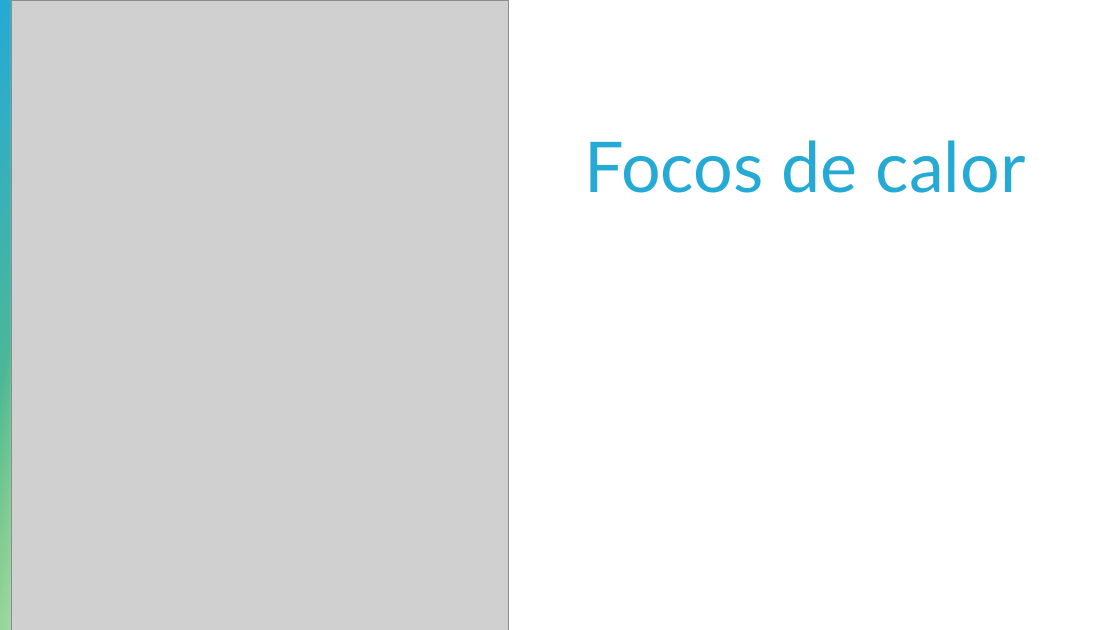
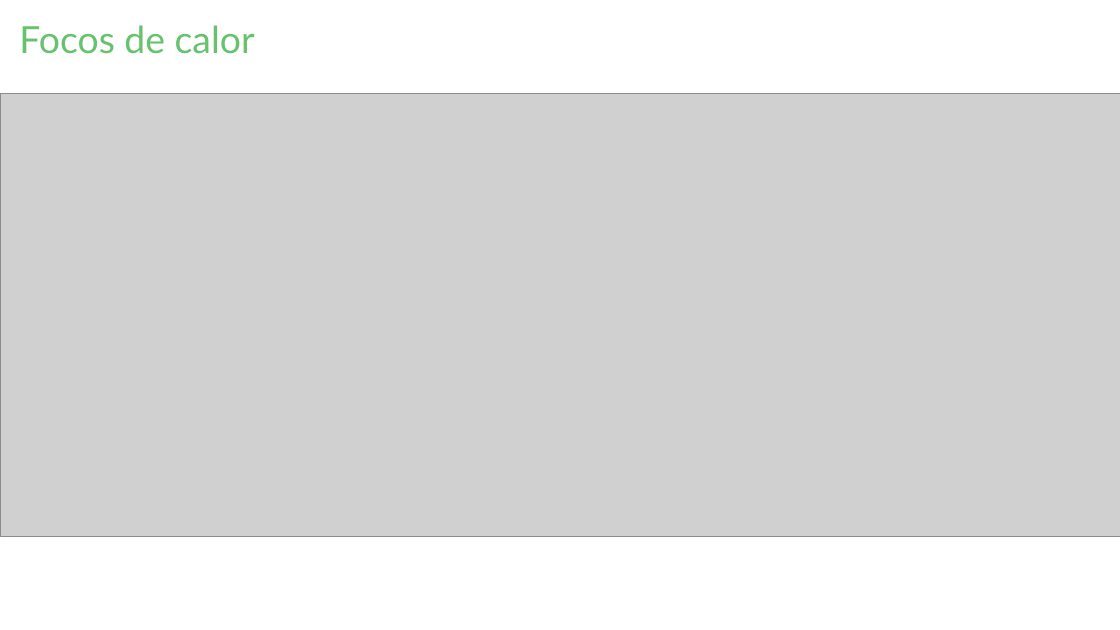
Before and after one commit to HunterCitto/199---Seminario-Final, a slide deck: slide 22 of docs/Entregas/Presentación/Incendios forestales de la Patagonia Andina - Pública.pptx (slide 27 before the commit). Drawn at 1120x630 pixels with LibreOffice and Linux fonts; fonts in the diff are those of the drawing; grey boxes stand for pictures. Boxes give left, top, right and bottom in pixels: in the first picture for what was removed or moved away, otherwise in the second. Text is boxed around its words. In the diff, an @@ line names an element or a change of style, - is before the commit and + after.

```diff
--- a/docs/Entregas/Presentación/Incendios forestales de la Patagonia Andina - Pública.pptx
+++ b/docs/Entregas/Presentación/Incendios forestales de la Patagonia Andina - Pública.pptx
@@ rectangle removed at (0,0,11,630) @@
@@ text "Focos de calor": place and size @@
-text "Focos de calor" at (585,140,1026,193)
+text "Focos de calor" at (19,25,255,54)
@@ text "Focos de calor" at (19,25,255,54): size 60 to 32 pt, text colour gradient #25AAD5 to #66C26C to gradient #66C26C to #25AAD5 @@
@@ picture removed at (11,0,508,630) @@
@@ picture added at (0,93,1120,536) @@
@@ rectangle removed at (0,324,11,630) @@
```
Also in this commit, not shown: 7 other slides changed, 9 slides added, 8 slides removed, 7 other files.
